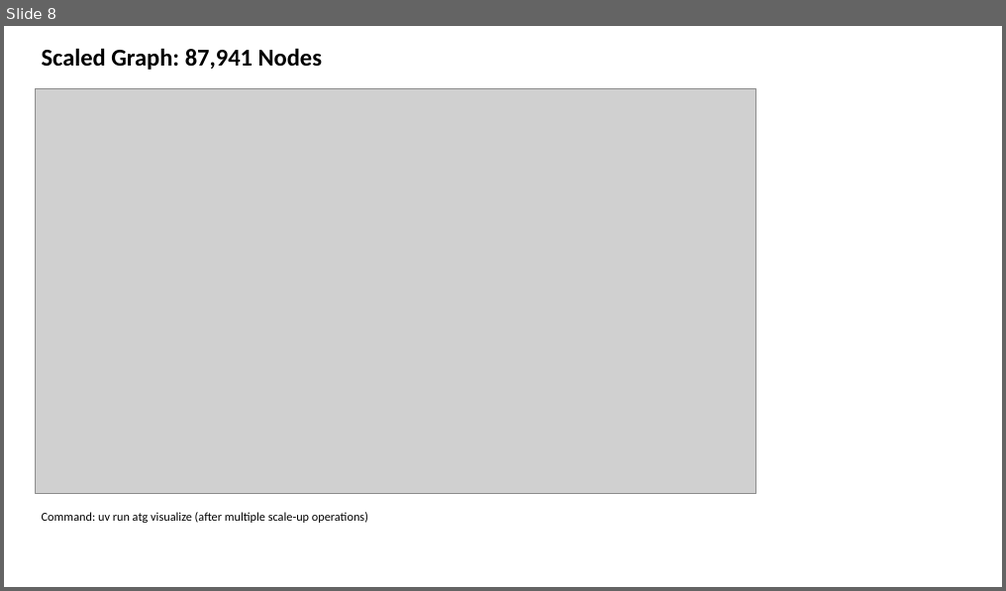
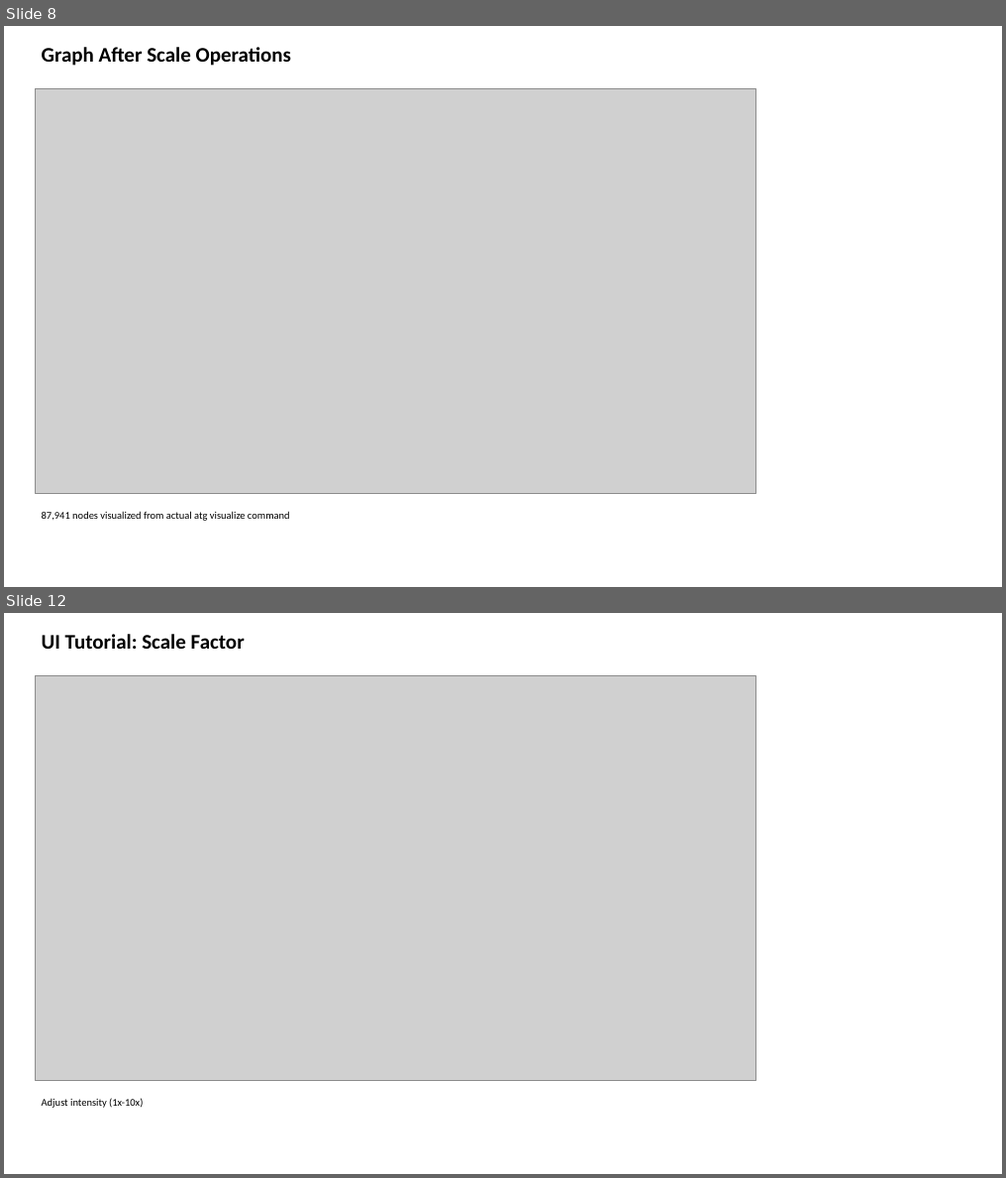
Before and after one commit to rysweet/azure-tenant-grapher, a slide deck: Scale_Operations_Implementation.pptx. Shown one above the other, each under a label of ours: slide 8 before the commit, slides 8 and 12 after it; the slides between them are not shown. The pictures are 1006x591 and 1006x1178 pixels, drawn with LibreOffice and Linux fonts; fonts in the diff are those of the drawing; grey boxes stand for pictures. Boxes give left, top, right and bottom in pixels: in the first picture for what was removed or moved away, otherwise in the second. Text is boxed around its words. In the diff, an @@ line names an element or a change of style, - is before the commit and + after.

```diff
--- a/Scale_Operations_Implementation.pptx
+++ b/Scale_Operations_Implementation.pptx
@@ slide 12 added at <box>4,613,1002,1174</box>, background #FFFFFF @@
@@ text added at <box>42,634,245,649</box>, 24 pt, text #000000, bold @@
+UI Tutorial: Scale Factor
@@ picture added at <box>36,675,756,1080</box> @@
@@ text added at <box>42,1098,143,1108</box>, 12 pt, text #000000 @@
+Adjust intensity (1x-10x)
@@ slide 8 changed as well @@
@@ text at <box>42,47,291,66</box>: text changed; size 28 to 24 pt @@
-Scaled Graph: 87,941 Nodes
+Graph After Scale Operations
@@ text at <box>42,511,290,521</box>: text changed; size 14 to 12 pt @@
-Command: uv run atg visualize (after multiple scale-up operations)
+87,941 nodes visualized from actual atg visualize command
```
Also in this commit, not shown: 9 other slides changed, 9 other slides added.
